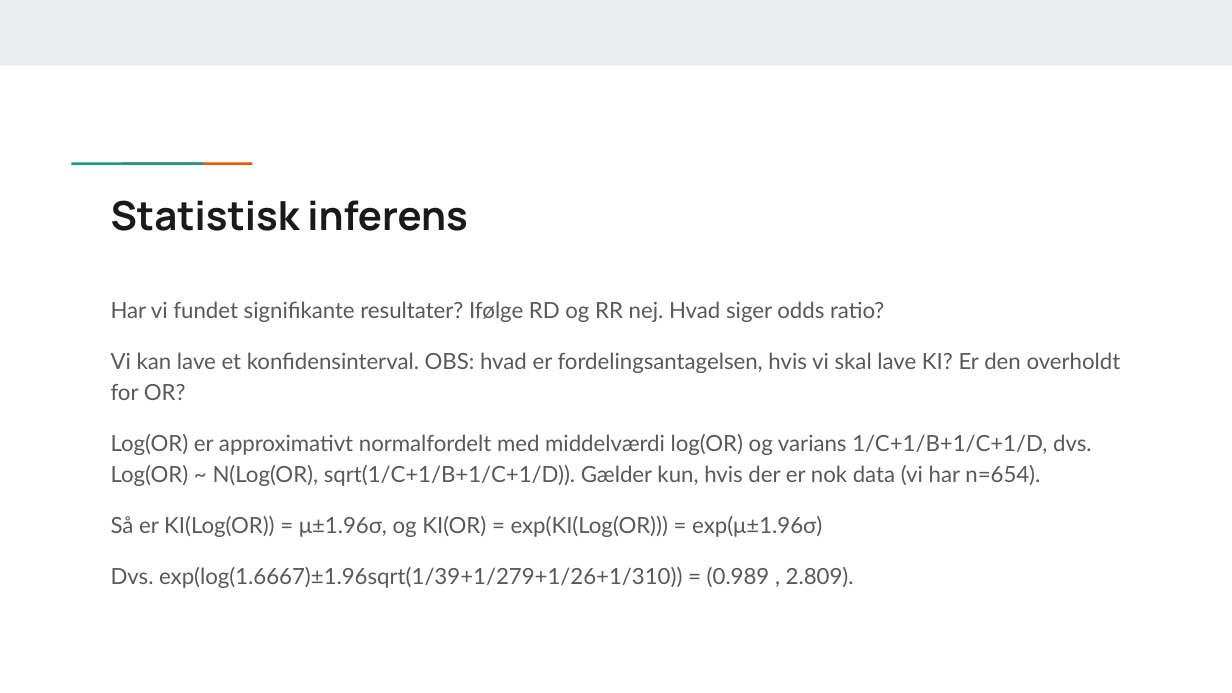
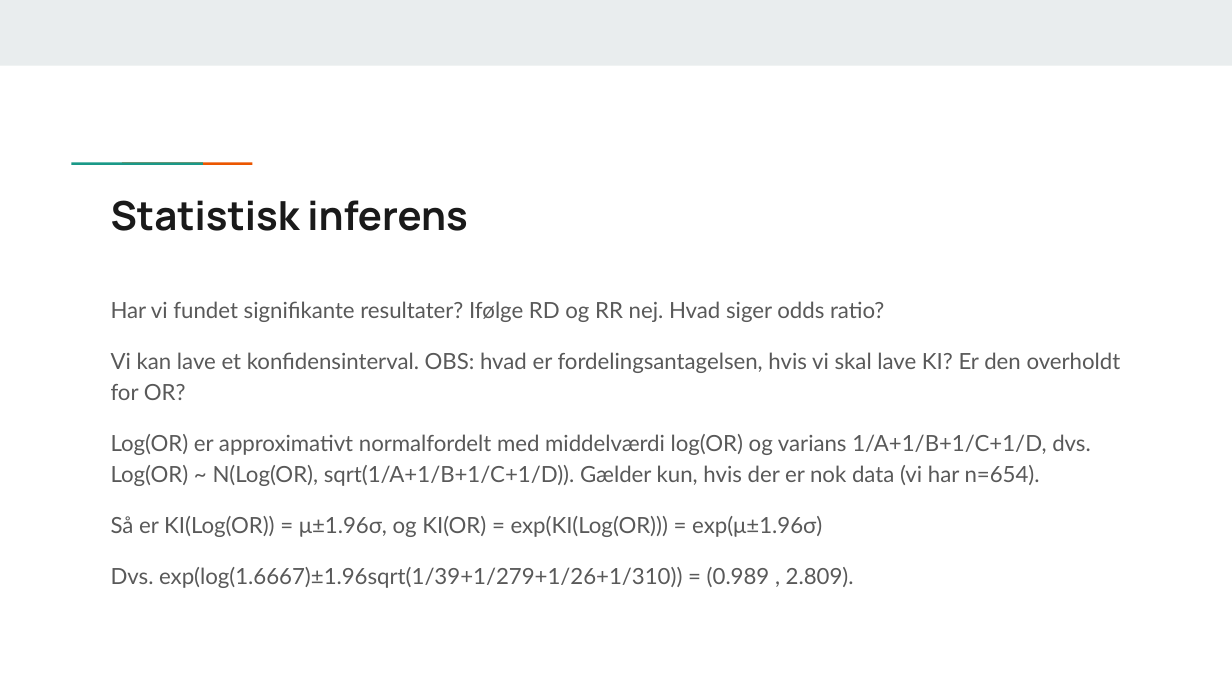
Before and after one commit to KUBDatalab/R-PUFF-1-deskriptiv, a slide deck: slide 18 of files/Modul_4_Behandling_af_kategoriske_data.pptx. Drawn at 1232x693 pixels with LibreOffice and Linux fonts; fonts in the diff are those of the drawing. Boxes give left, top, right and bottom in pixels: in the first picture for what was removed or moved away, otherwise in the second. Text is boxed around its words. In the diff, an @@ line names an element or a change of style, - is before the commit and + after.

```diff
--- a/files/Modul_4_Behandling_af_kategoriske_data.pptx
+++ b/files/Modul_4_Behandling_af_kategoriske_data.pptx
@@ text at (111,434,1091,486): text changed @@
-Log(OR) er approximativt normalfordelt med middelværdi log(OR) og varians 1/C+1/B+1/C+1/D, dvs. Log(OR) ~ N(Log(OR), sqrt(1/C+1/B+1/C+1/D)). Gælder kun, hvis der er nok data (vi har n=654).
+Log(OR) er approximativt normalfordelt med middelværdi log(OR) og varians 1/A+1/B+1/C+1/D, dvs. Log(OR) ~ N(Log(OR), sqrt(1/A+1/B+1/C+1/D)). Gælder kun, hvis der er nok data (vi har n=654).
```
Also in this commit, not shown: 11 other slides changed, 2 other files.
